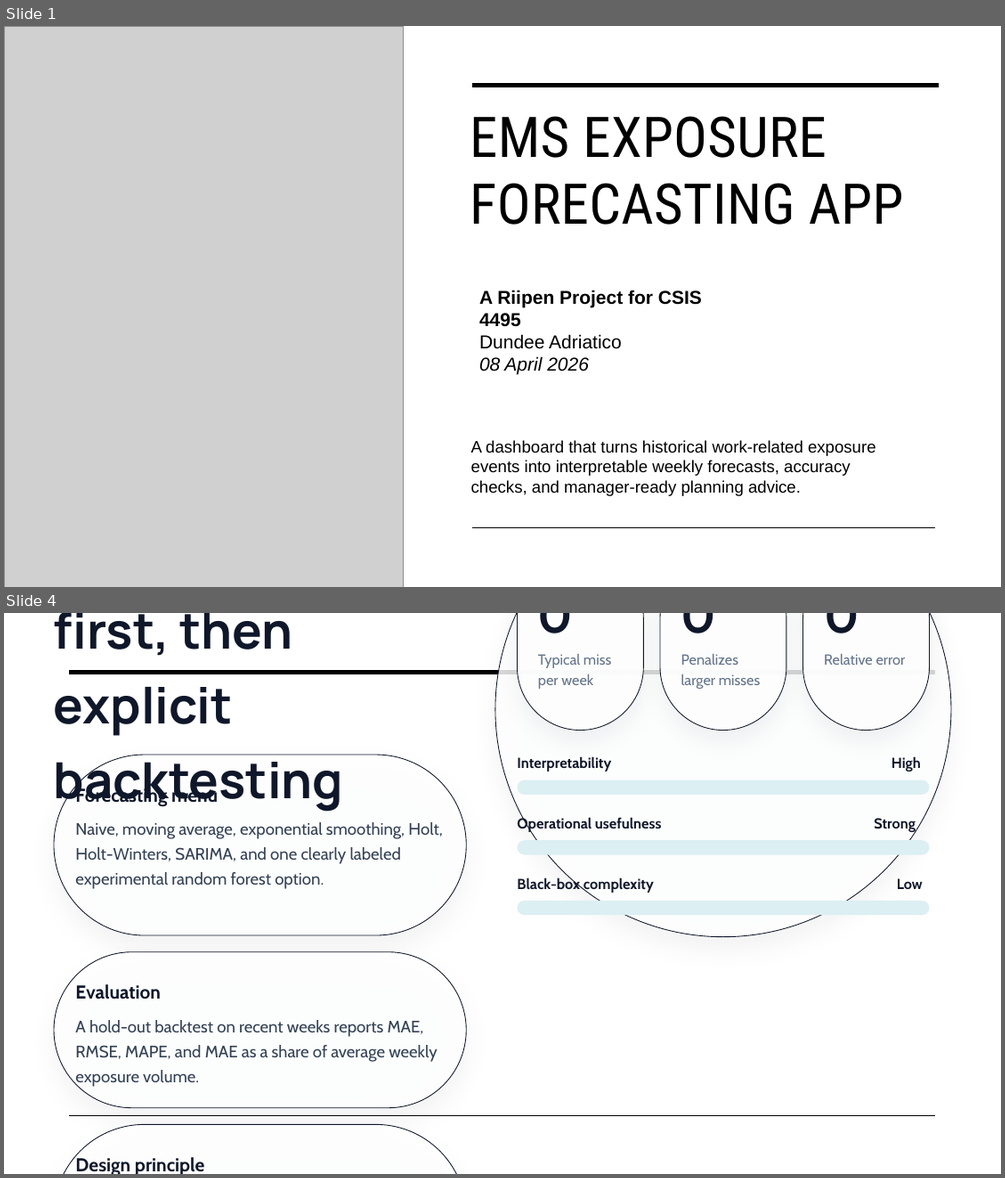
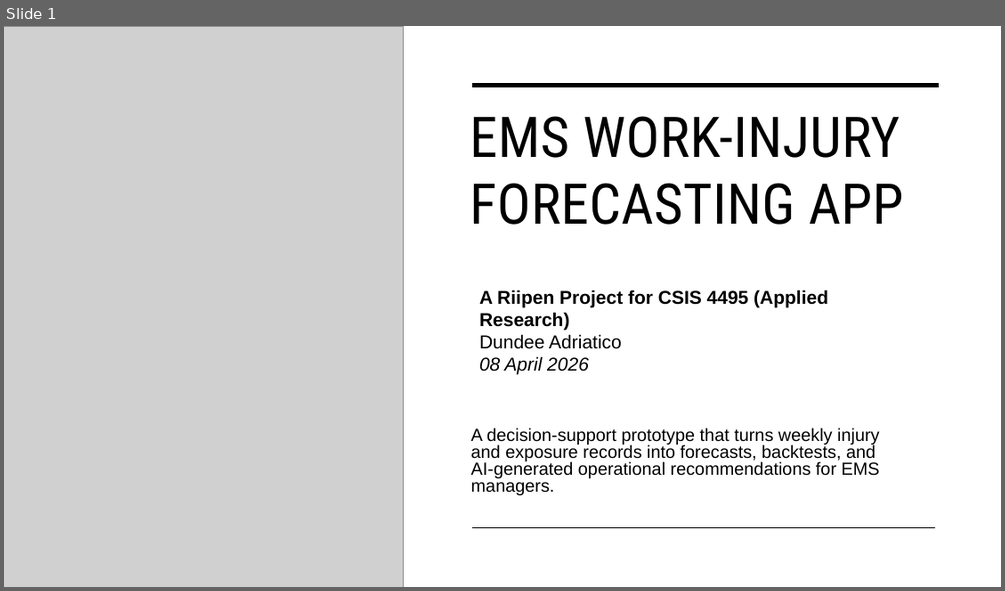
Before and after one commit to dondemici/W26_4495_S2_DundeeA, a slide deck: DocumentsAndReports/EMS Exposure Forecasting App Deck.pptx. Shown one above the other, each under a label of ours: slides 1 and 4 before the commit, slide 1 after it; the slides between them are not shown. The pictures are 1005x1178 and 1005x591 pixels, drawn with LibreOffice and Linux fonts; fonts in the diff are those of the drawing; grey boxes stand for pictures. Boxes give left, top, right and bottom in pixels: in the first picture for what was removed or moved away, otherwise in the second. Text is boxed around its words. In the diff, an @@ line names an element or a change of style, - is before the commit and + after.

```diff
--- a/DocumentsAndReports/EMS Exposure Forecasting App Deck.pptx
+++ b/DocumentsAndReports/EMS Exposure Forecasting App Deck.pptx
@@ slide 4 removed at (4,613,1001,1174), background #FFFFFF @@
@@ text removed at (54,613,343,811) @@
-Simple models first, then explicit backtesting
@@ rounded rectangle removed at (495,613,952,938) @@
@@ rounded rectangle removed at (517,613,643,730) @@
@@ text removed at (538,613,574,633) @@
-0
@@ rounded rectangle removed at (660,613,786,730) @@
@@ text removed at (681,613,717,633) @@
-0
@@ rounded rectangle removed at (803,613,930,730) @@
@@ text removed at (824,613,859,633) @@
-0
@@ text removed at (538,654,611,689) @@
-Typical miss per week
@@ text removed at (681,654,760,689) @@
-Penalizes larger misses
@@ text removed at (824,654,906,665) @@
-Relative error
@@ line removed from (70, 672) to (936, 672) @@
@@ rounded rectangle removed at (54,755,467,935) @@
@@ text removed at (517,756,611,771) @@
-Interpretability
@@ text removed at (891,756,921,771) @@
-High
@@ text removed at (75,786,218,807) @@
-Forecasting menu
@@ rounded rectangle removed at (517,779,929,794) @@
@@ text removed at (75,822,442,889) @@
-Naive, moving average, exponential smoothing, Holt, Holt-Winters, SARIMA, and one clearly labeled experimental random forest option.
@@ text removed at (517,817,662,833) @@
-Operational usefulness
@@ text removed at (874,818,915,833) @@
-Strong
@@ rounded rectangle removed at (517,840,929,854) @@
@@ text removed at (517,877,654,893) @@
-Black-box complexity
@@ text removed at (897,878,922,889) @@
-Low
@@ rounded rectangle removed at (517,900,929,915) @@
@@ rounded rectangle removed at (54,952,467,1107) @@
@@ text removed at (75,984,161,999) @@
-Evaluation
@@ text removed at (75,1020,437,1087) @@
-A hold-out backtest on recent weeks reports MAE, RMSE, MAPE, and MAE as a share of average weekly exposure volume.
@@ line removed from (70, 1116) to (936, 1116) @@
@@ rounded rectangle removed at (54,1125,467,1174) @@
@@ text removed at (75,1155,204,1174) @@
-Design principle
@@ slide 1 changed as well @@
@@ picture added at (4,26,403,587) @@
@@ title at (469,116,904,224): text changed @@
-EMS EXPOSURE FORECASTING APP
+EMS WORK-INJURY FORECASTING APP
@@ text at (479,289,828,329): text changed @@
-A Riipen Project for CSIS 4495
+A Riipen Project for CSIS 4495 (Applied Research)
@@ subtitle at (471,427,880,495): text changed; size 16 to 17 pt @@
-A dashboard that turns historical work-related exposure events into interpretable weekly forecasts, accuracy checks, and manager-ready planning advice.
+A decision-support prototype that turns weekly injury and exposure records into forecasts, backtests, and AI-generated operational recommendations for EMS managers.
```
Also in this commit, not shown: 6 slides added, 4 other slides removed, 2 other files.
